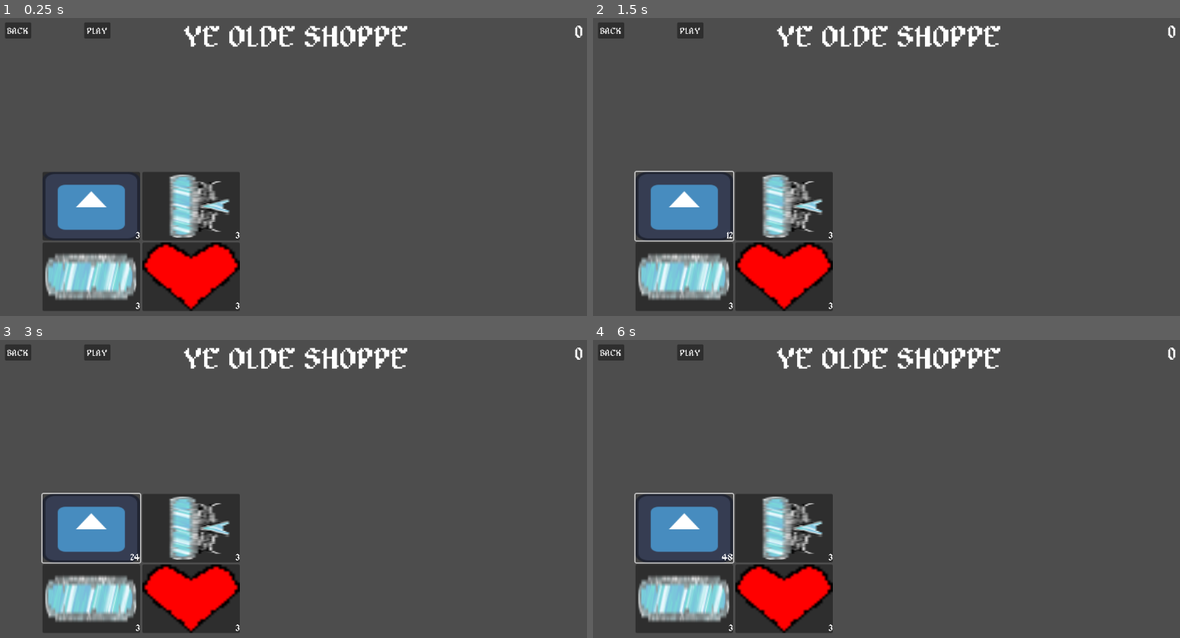
Above: before the commit, frames 1-4 (two rows, left to right).
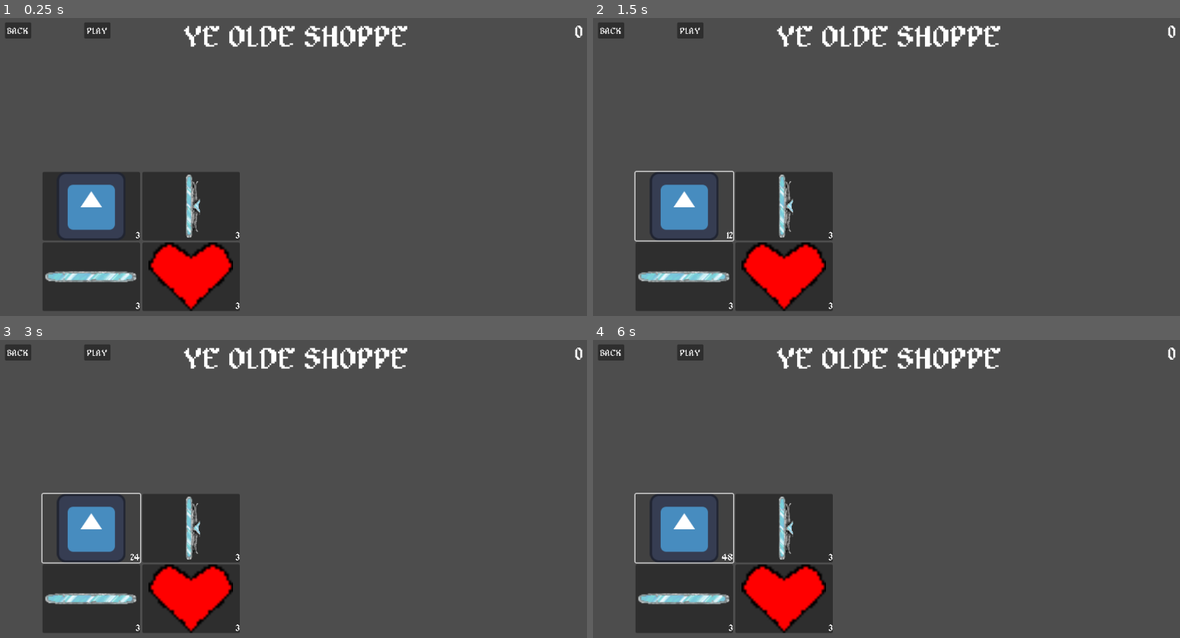
Above: after the commit, the same moments.

Repository: pancholope321/Wave-Mage
Game: Godot game, scene res://Scenes/shopScene.tscn
The game is run twice, just before and just after one commit, with the same random seed, the same clock (stepped at 60 frames per second) and the same inputs. The project has no main scene, so this scene is started directly. Sound files missing from this copy of the repository are replaced by a short silence.
Inputs:
- Up to frame 1 (0.25 s): no input
- Up to frame 2 (1.5 s): click "3" at 0.5 s; click "6" at 1.25 s
- Up to frame 3 (3 s): click "12" at 2 s; click "18" at 2.75 s
- Up to frame 4 (6 s): click "24" at 3.5 s; click "30" at 4.25 s; click "36" at 5 s; click "42" at 5.75 s

The runs differ from the first frame. In frame 1, 5.6% of the frame differs, in the area x 7-41%, y 52-98%; in frame 2, 5.1%; in frame 3, 5.1%; in frame 4, 5.1%.

Commit message:
somefixes

Diff:
--- a/Scenes/shopScene.tscn
+++ b/Scenes/shopScene.tscn
@@ -42,9 +42,6 @@
 offset_bottom = -253.0
 text = "PLAY"
 
-[node name="Buy" parent="Camera2D" instance=ExtResource("2_e1g4l")]
-visible = false
-
 [node name="allpowers" type="VBoxContainer" parent="Camera2D"]
 offset_left = -474.0
 offset_right = -100.0
--- a/Scripts/Game/shop.gd
+++ b/Scripts/Game/shop.gd
@@ -35,6 +35,7 @@
 			#powersContainer.size_flags_horizontal=Control.SIZE_EXPAND_FILL
 
 func add_element_to_list(elementName):
+	Sfx.play("PositiveButtonPress")
 	Global.attrLvlDict["unlocked_powers"][elementName]=(Global.attrLvlDict["unlocked_powers"][elementName])+1
 
 
--- a/Scripts/Game/wave_controller.gd
+++ b/Scripts/Game/wave_controller.gd
@@ -243,7 +243,11 @@
 				var nepos2 = newElements[1].position
 				var dir1=nepos1-nepos2
 				var newElementPosition=instersection_pos_dir_pos_dir(ray_source_pos,rayDirection,nepos1,dir1)
-				activePowerDistance=(newElementPosition-ray_source_pos).length()
+				if newElementPosition==null:
+					activePowerDistance=0
+				else:
+					activePowerDistance=(newElementPosition-ray_source_pos).length()
+
 			if rayDirection.length() < activePowerDistance:
 				# If there was an active power, create an intermediate end point for it
 				if activePower.has("position"):
@@ -523,6 +527,8 @@
 	var max_angle = deg_to_rad(angle_struct)   # positive angle
 	var order = []
 	var order_activation=1+order_activ
+	if order_activation>20:
+		return []
 	for structure in Structures:
 		var valid_points = []
 
@@ -730,7 +736,8 @@
 	var angle2 = angle_ray_2
 	var order_activation=order_activ+1
 	var order = []
-
+	if order_activation>20:
+		return []
 	# Calculate ray directions
 	var ray1_dir = Vector2(cos(angle1), sin(angle1))
 	var ray2_dir = Vector2(cos(angle2), sin(angle2))
--- a/Templates_UI/ShopBuyButtonTemplate.tscn
+++ b/Templates_UI/ShopBuyButtonTemplate.tscn
@@ -19,6 +19,7 @@
 anchor_bottom = 1.0
 grow_horizontal = 2
 grow_vertical = 2
+stretch_mode = 5
 
 [node name="price" type="Label" parent="."]
 layout_mode = 1
